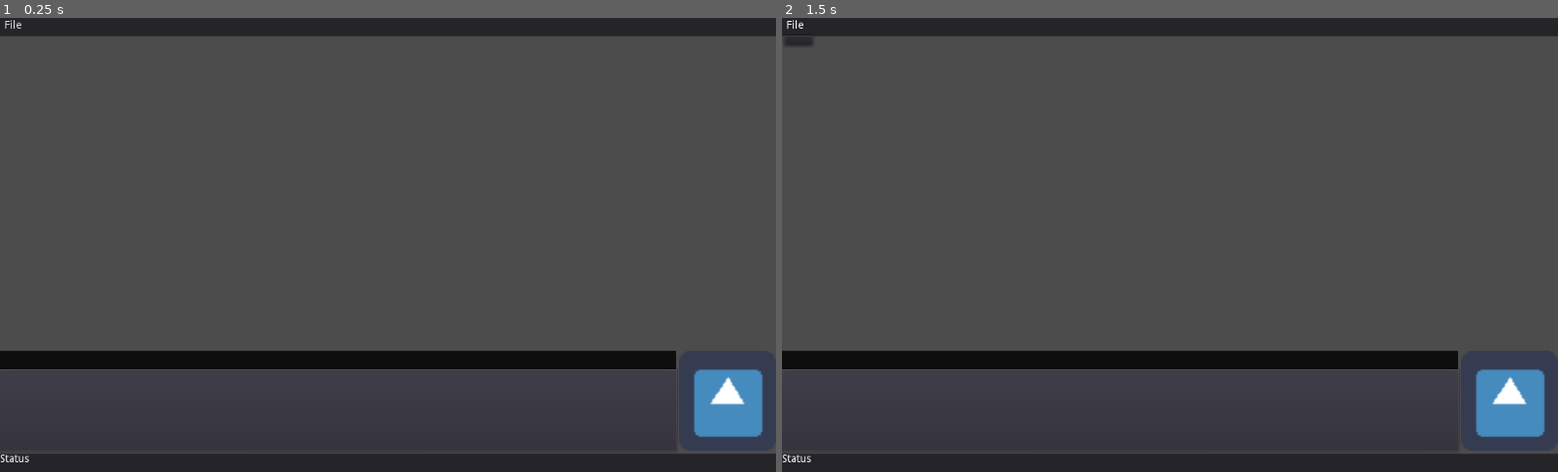
Above: before the commit, frames 1-2 (left to right).
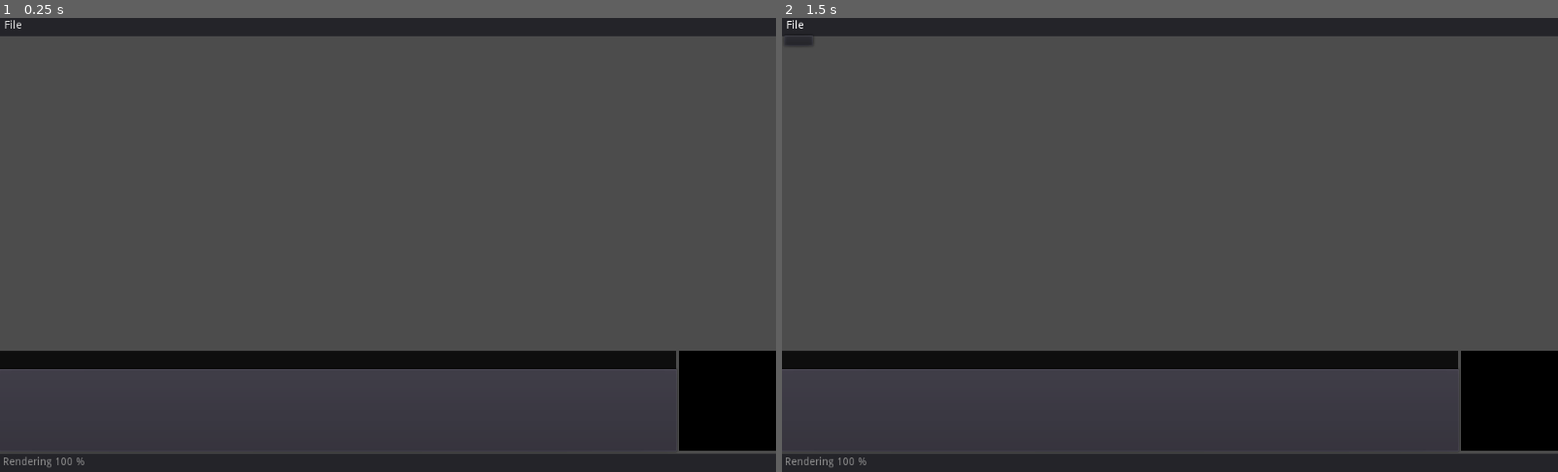
Above: after the commit, the same moments.

Repository: Zylann/godot_texture_generator
Game: Godot game, scene res://main.tscn
Two runs of this game, one before a commit and one after it. Both use one fixed random seed, a clock stepped at 60 frames per second and the inputs below. The engine's default icon, where the game draws it, is replaced by a stand-in: a white triangle on a blue panel in a dark square.
Inputs:
- Up to frame 1 (0.25 s): no input
- Up to frame 2 (1.5 s): click "File" at 0.5 s; click "File" at 1.25 s

The runs differ from the first frame. In frame 1, 2.9% of the frame differs, in the area x 0-100%, y 73-100%; in frame 2, 2.9%.

Commit message:
Started renderer implementation

Diff:
--- a/compiler.gd
+++ b/compiler.gd
@@ -42,10 +42,11 @@
 
 
 class RenderStep:
+	var shader_code = ""
 	var shader = null
 	var composition = null
-	var inputs = {}
-	var outputs = {}
+#	var inputs = {}
+#	var outputs = {}
 
 
 # Read-only graph
@@ -120,7 +121,9 @@
 
 	_process_output_node(last_node)
 
-	rs.shader = _get_full_code()
+	rs.shader_code = _get_full_code()
+	rs.shader = Shader.new()
+	rs.shader.code = rs.shader_code
 
 	return rs
 
--- a/main.gd
+++ b/main.gd
@@ -10,11 +10,15 @@
 onready var _graph_view = get_node("VBoxContainer/MainView/GraphView")
 onready var _codes_tab_container = get_node("VBoxContainer/MainView/BottomPanel/CodeView/TabContainer")
 onready var _preview = get_node("VBoxContainer/MainView/BottomPanel/Preview")
-onready var _graph_view_context_menu : PopupMenu = null
+onready var _renderer = get_node("Renderer")
+onready var _status_label = get_node("VBoxContainer/StatusBar/Label")
+
+var _graph_view_context_menu : PopupMenu = null
 
 
 func _ready():
 	NodeDefs.check()
+	_preview.texture = _renderer.get_texture()
 
 
 static func create_graph_node(type_name):
@@ -70,13 +74,23 @@
 
 
 func _recompile_graph():
-	for i in _codes_tab_container.get_child_count():
-		var child = _codes_tab_container.get_child(i)
-		child.queue_free()
 
 	var graph = _graph_view.get_graph()
 	var compiler = Compiler.new(graph)
 	var render_steps = compiler.compile()
+
+	_display_render_steps_in_debug_panel(render_steps)
+
+	_renderer.submit(render_steps)
+
+	# TODO Make renderer
+
+
+func _display_render_steps_in_debug_panel(render_steps):
+
+	for i in _codes_tab_container.get_child_count():
+		var child = _codes_tab_container.get_child(i)
+		child.queue_free()
 
 	for i in len(render_steps):
 		var rs = render_steps[i]
@@ -85,18 +99,11 @@
 		ed.syntax_highlighting = true
 		ed.add_font_override("font", CodeFont)
 		ed.name = str("Pass", i + 1)
-		var code = rs.shader
+		var code = rs.shader_code
 		if rs.composition != null:
 			code += str("\n\n// Composition: ", rs.composition.data.type, rs.composition.id)
 		ed.text = code
 		_codes_tab_container.add_child(ed)
-
-		# TODO Make renderer
-#		var shader = Shader.new()
-#		shader.code = code
-#		var mat = ShaderMaterial.new()
-#		mat.shader = shader
-#		_preview.material = mat
 
 
 func _on_GraphView_context_menu_requested(position):
@@ -159,3 +166,7 @@
 func _on_graph_view_context_menu_item_selected(index, menu, position):
 	var type_name = menu.get_item_metadata(index)
 	_add_graph_node(type_name, position)
+
+
+func _on_Renderer_progress_notified(progress):
+	_status_label.text = str("Rendering ", int(progress * 100.0), " %")
--- a/main.tscn
+++ b/main.tscn
@@ -1,8 +1,9 @@
-[gd_scene load_steps=4 format=2]
+[gd_scene load_steps=5 format=2]
 
 [ext_resource path="res://main.gd" type="Script" id=1]
 [ext_resource path="res://graph_view.tscn" type="PackedScene" id=2]
 [ext_resource path="res://icon.png" type="Texture" id=3]
+[ext_resource path="res://renderer.gd" type="Script" id=4]
 
 [node name="Main" type="Control"]
 anchor_right = 1.0
@@ -14,7 +15,6 @@
 anchor_bottom = 1.0
 
 [node name="MenuBar" type="Panel" parent="VBoxContainer"]
-editor/display_folded = true
 margin_right = 1024.0
 margin_bottom = 24.0
 rect_min_size = Vector2( 0, 24 )
@@ -25,6 +25,7 @@
 text = "File"
 
 [node name="MainView" type="VSplitContainer" parent="VBoxContainer"]
+editor/display_folded = true
 margin_top = 28.0
 margin_right = 1024.0
 margin_bottom = 572.0
@@ -71,8 +72,16 @@
 rect_min_size = Vector2( 0, 24 )
 
 [node name="Label" type="Label" parent="VBoxContainer/StatusBar"]
-margin_right = 40.0
-margin_bottom = 14.0
+modulate = Color( 0.556863, 0.556863, 0.556863, 1 )
+anchor_right = 1.0
+anchor_bottom = 1.0
+margin_left = 4.0
+margin_top = 4.0
 text = "Status"
+
+[node name="Renderer" type="Node" parent="."]
+script = ExtResource( 4 )
+
 [connection signal="context_menu_requested" from="VBoxContainer/MainView/GraphView" to="." method="_on_GraphView_context_menu_requested"]
 [connection signal="graph_changed" from="VBoxContainer/MainView/GraphView" to="." method="_on_GraphView_graph_changed"]
+[connection signal="progress_notified" from="Renderer" to="." method="_on_Renderer_progress_notified"]
--- a/node_defs.gd
+++ b/node_defs.gd
@@ -48,7 +48,7 @@
 		"family": "composition",
 		"category": "Effects",
 		"inputs": [
-			{"name": "in", "type": "scalar", "default": 0}
+			{"name": "in", "type": "vec4", "default": 0}
 		],
 		"params": [
 			{"name": "r", "type": "int", "default": 1}
--- /dev/null
+++ b/renderer.gd
@@ -0,0 +1,99 @@
+extends Node
+
+class ViewportInfo:
+	var viewport = null
+	var sprite = null
+
+signal progress_notified(progress)
+
+
+var _render_steps = []
+var _current_step_index = 0
+var _viewports = []
+var _resolution = Vector2(256, 256)
+var _dummy_texture = null
+var _wait_frames = 0
+
+
+func _ready():
+	# Always have at least one viewport.
+	# The latest viewport must always remain the same.
+	_viewports.append(_create_viewport())
+
+
+func _get_dummy_texture():
+	if _dummy_texture == null:
+		var im = Image.new()
+		im.create(4, 4, false, Image.FORMAT_RGBA8)
+		im.fill(Color(0,0,0))
+		var tex = ImageTexture.new()
+		tex.create_from_image(im, 0)
+		_dummy_texture = tex
+	return _dummy_texture
+
+
+func submit(render_steps):
+	_render_steps = render_steps.duplicate(false)
+
+	_current_step_index = 0
+	set_process(true)
+
+	# TODO There must be a way to re-use viewports
+	while len(_render_steps) > len(_viewports):
+		_viewports.push_front(_create_viewport())
+
+	if len(_render_steps) > 0:
+		_setup_pass(0)
+		_wait_frames = 1
+
+
+func _setup_pass(i):
+	#print("Setting up pass ", i)
+	var rs = _render_steps[i]
+	var vi = _viewports[i]
+	vi.sprite.material.shader = rs.shader
+	vi.viewport.render_target_clear_mode = Viewport.CLEAR_MODE_ONLY_NEXT_FRAME
+	vi.viewport.render_target_update_mode = Viewport.UPDATE_ONCE
+	emit_signal("progress_notified", 0.0)
+
+	# TODO Setup composition passes
+
+
+func _create_viewport():
+	var vp = Viewport.new()
+	vp.render_target_clear_mode = Viewport.CLEAR_MODE_ONLY_NEXT_FRAME
+	vp.render_target_update_mode = Viewport.UPDATE_ONCE
+	vp.size = _resolution
+	add_child(vp)
+
+	var sprite = Sprite.new()
+	sprite.centered = false
+	sprite.texture = _get_dummy_texture()
+	sprite.material = ShaderMaterial.new()
+	sprite.scale = vp.size / sprite.texture.get_size()
+	vp.add_child(sprite)
+
+	var vi = ViewportInfo.new()
+	vi.viewport = vp
+	vi.sprite = sprite
+	return vi
+
+
+func _process(delta):
+
+	if _wait_frames > 0:
+		_wait_frames -= 1
+		return
+
+	_current_step_index += 1
+	if _current_step_index < len(_render_steps):
+		_setup_pass(_current_step_index)
+		emit_signal("progress_notified", _current_step_index / float(len(_render_steps)))
+	else:
+		set_process(false)
+		emit_signal("progress_notified", 1.0)
+
+
+# TODO Multiple outputs
+func get_texture():
+	return _viewports[-1].viewport.get_texture()
